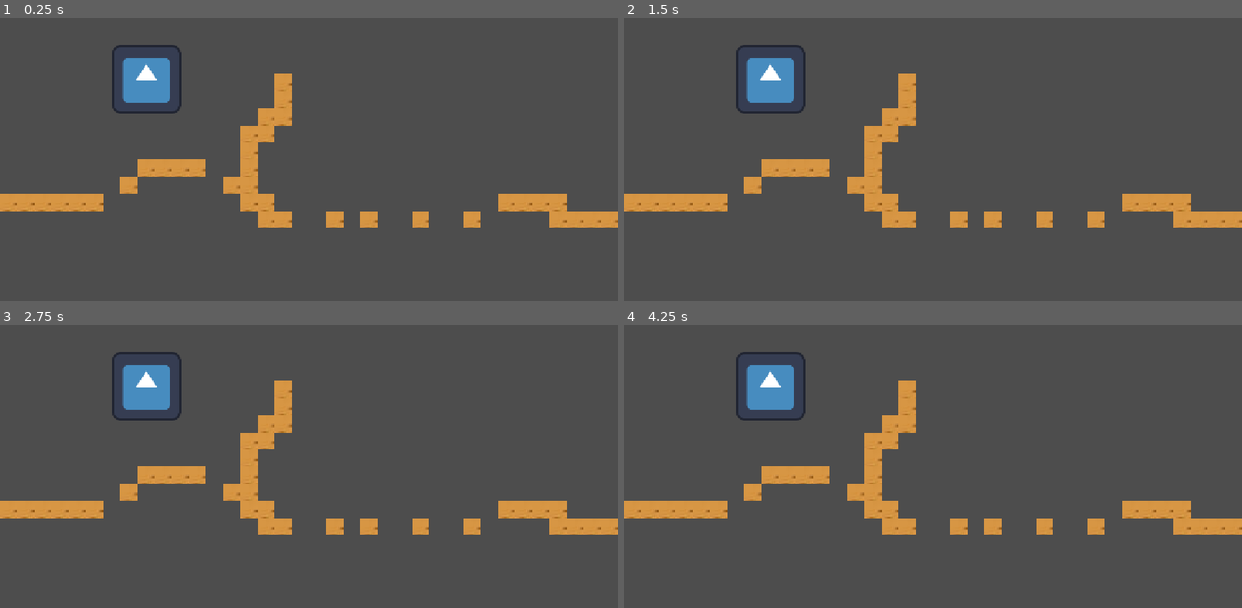
Above: before the commit, frames 1-4 (two rows, left to right).
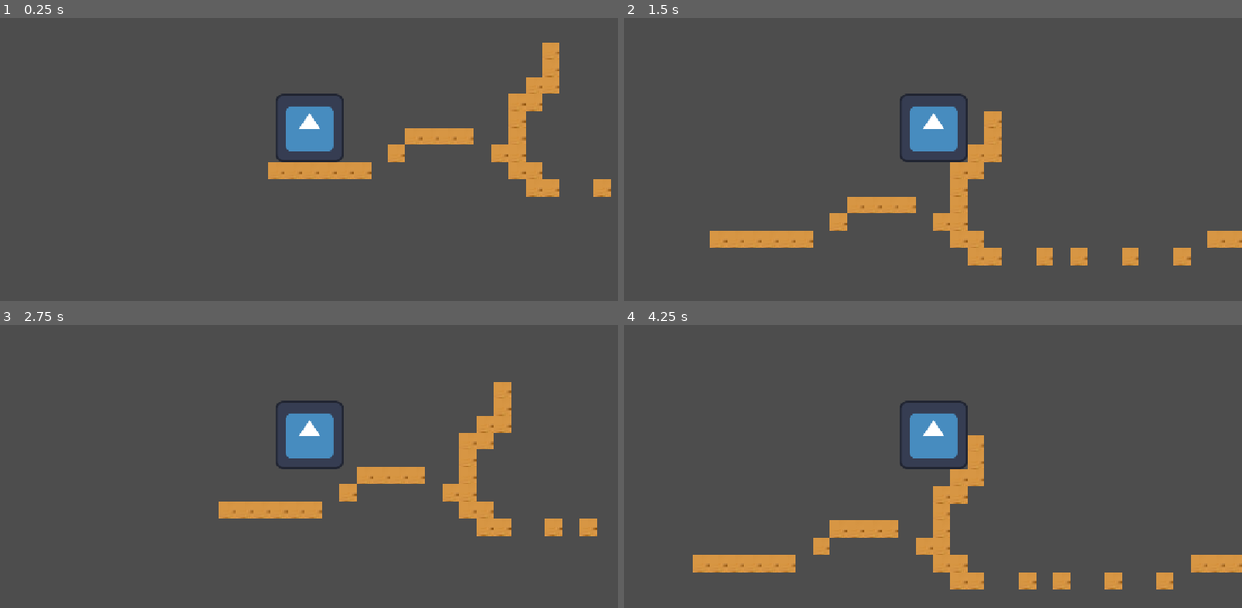
Above: after the commit, the same moments.

Repository: AAngelFloress/jump-nettspend
Game: Godot game, scene res://node.tscn
Same seed, same stepped clock (60 frames per second), same inputs: the game is played once before the commit and once after it. Before the commit the project has no main scene; this scene is started directly in both runs. The engine's default icon, where the game draws it, is replaced by a stand-in: a white triangle on a blue panel in a dark square.
Inputs (mouse positions are in pixels of both pictures, inside the frame that each line leads up to):
- Up to frame 1 (0.25 s): no input
- Up to frame 2 (1.5 s): tap Enter at 0.5 s; move the mouse to (1068, 111) at 0.52 s; hold D (right, bound only after the commit) from 0.53 s (still down); tap Space (jump, bound only after the commit) at 0.6, 0.77, 1.07 s; click (1068, 111) at 0.67 s; move the mouse to (809, 145) at 1.27 s; tap Alt at 1.35 s
- Up to frame 3 (2.75 s): tap Space (jump, bound only after the commit) at 1.52, 1.55, 1.82, 2.3 s; move the mouse to (370, 358) at 2.02 s; release D (right, bound only after the commit) at 2.03 s; hold A (left, bound only after the commit) from 2.03 s (still down); tap Shift at 2.1 s
- Up to frame 4 (4.25 s): move the mouse to (902, 503) at 2.77 s; release A (left, bound only after the commit) at 2.78 s; hold D (right, bound only after the commit) from 2.78 s (still down); tap Space (jump, bound only after the commit) at 2.85, 3.02, 3.32, 3.77, 3.8, 4.07 s; click (902, 503) at 2.92 s; move the mouse to (1118, 486) at 3.52 s; tap Alt at 3.6 s

The runs differ from the first frame. In frame 1, 13% of the frame differs, in the area x 0-100%, y 8-75%; in frame 2, 14%; in frame 3, 13%; in frame 4, 14%, in the area x 0-100%, y 9-94%.

Commit message:
added camera and updated level layout

Diff:
--- /dev/null
+++ b/character_body_2d.gd
@@ -0,0 +1,25 @@
+extends CharacterBody2D
+
+
+const SPEED = 400.0
+const JUMP_VELOCITY = -600.0
+
+
+func _physics_process(delta: float) -> void:
+	# Add the gravity.
+	if not is_on_floor():
+		velocity += get_gravity() * delta
+
+	# Handle jump.
+	if Input.is_action_just_pressed("jump") and is_on_floor():
+		velocity.y = JUMP_VELOCITY
+
+	# Get the input direction and handle the movement/deceleration.
+	# As good practice, you should replace UI actions with custom gameplay actions.
+	var direction := Input.get_axis("left", "right")
+	if direction:
+		velocity.x = direction * SPEED
+	else:
+		velocity.x = move_toward(velocity.x, 0, SPEED)
+
+	move_and_slide()
--- a/node.tscn
+++ b/node.tscn
@@ -1,5 +1,6 @@
 [gd_scene format=4 uid="uid://d13p015j55c8h"]
 
+[ext_resource type="Script" uid="uid://b46lgpie2x4yg" path="res://character_body_2d.gd" id="1_112p8"]
 [ext_resource type="Texture2D" uid="uid://og1e7m70r8up" path="res://icon.svg" id="1_sy5k4"]
 [ext_resource type="Texture2D" uid="uid://cy414xyv33kgv" path="res://TILESET JUMPSTART.jpg" id="2_j2q8x"]
 
@@ -1252,15 +1253,19 @@
 [node name="Node" type="Node" unique_id=845308382]
 
 [node name="CharacterBody2D" type="CharacterBody2D" parent="." unique_id=1253896628]
-position = Vector2(272, 238)
+position = Vector2(77, 371)
+script = ExtResource("1_112p8")
 
 [node name="Sprite2D" type="Sprite2D" parent="CharacterBody2D" unique_id=856234081]
-position = Vector2(1, -4)
+position = Vector2(1, 2)
 texture = ExtResource("1_sy5k4")
 
 [node name="CollisionShape2D" type="CollisionShape2D" parent="CharacterBody2D" unique_id=1392972921]
-position = Vector2(1, -4)
+position = Vector2(0, 2)
 shape = SubResource("RectangleShape2D_u1fdc")
+
+[node name="Camera2D" type="Camera2D" parent="CharacterBody2D" unique_id=1299754104]
+position = Vector2(0, 1)
 
 [node name="TileMapLayer" type="TileMapLayer" parent="." unique_id=1752614416]
 scale = Vector2(2, 2)
--- a/project.godot
+++ b/project.godot
@@ -11,6 +11,7 @@
 [application]
 
 config/name="jump nettspend"
+run/main_scene="uid://d13p015j55c8h"
 config/features=PackedStringArray("4.7", "Mobile")
 config/icon="res://icon.svg"
 
@@ -19,9 +20,32 @@
 window/stretch/mode="canvas_items"
 window/stretch/aspect="expand"
 
+[input]
+
+jump={
+"deadzone": 0.2,
+"events": [Object(InputEventKey,"resource_local_to_scene":false,"resource_name":"","device":-1,"window_id":0,"alt_pressed":false,"shift_pressed":false,"ctrl_pressed":false,"meta_pressed":false,"pressed":false,"keycode":0,"physical_keycode":32,"key_label":0,"unicode":32,"location":0,"echo":false,"script":null)
+, Object(InputEventKey,"resource_local_to_scene":false,"resource_name":"","device":-1,"window_id":0,"alt_pressed":false,"shift_pressed":false,"ctrl_pressed":false,"meta_pressed":false,"pressed":false,"keycode":0,"physical_keycode":87,"key_label":0,"unicode":119,"location":0,"echo":false,"script":null)
+, Object(InputEventKey,"resource_local_to_scene":false,"resource_name":"","device":-1,"window_id":0,"alt_pressed":false,"shift_pressed":false,"ctrl_pressed":false,"meta_pressed":false,"pressed":false,"keycode":0,"physical_keycode":4194320,"key_label":0,"unicode":0,"location":0,"echo":false,"script":null)
+]
+}
+right={
+"deadzone": 0.2,
+"events": [Object(InputEventKey,"resource_local_to_scene":false,"resource_name":"","device":-1,"window_id":0,"alt_pressed":false,"shift_pressed":false,"ctrl_pressed":false,"meta_pressed":false,"pressed":false,"keycode":0,"physical_keycode":68,"key_label":0,"unicode":100,"location":0,"echo":false,"script":null)
+, Object(InputEventKey,"resource_local_to_scene":false,"resource_name":"","device":-1,"window_id":0,"alt_pressed":false,"shift_pressed":false,"ctrl_pressed":false,"meta_pressed":false,"pressed":false,"keycode":0,"physical_keycode":4194321,"key_label":0,"unicode":0,"location":0,"echo":false,"script":null)
+]
+}
+left={
+"deadzone": 0.2,
+"events": [Object(InputEventKey,"resource_local_to_scene":false,"resource_name":"","device":-1,"window_id":0,"alt_pressed":false,"shift_pressed":false,"ctrl_pressed":false,"meta_pressed":false,"pressed":false,"keycode":0,"physical_keycode":65,"key_label":0,"unicode":97,"location":0,"echo":false,"script":null)
+, Object(InputEventKey,"resource_local_to_scene":false,"resource_name":"","device":-1,"window_id":0,"alt_pressed":false,"shift_pressed":false,"ctrl_pressed":false,"meta_pressed":false,"pressed":false,"keycode":0,"physical_keycode":4194319,"key_label":0,"unicode":0,"location":0,"echo":false,"script":null)
+]
+}
+
 [physics]
 
 3d/physics_engine="Jolt Physics"
+2d/default_gravity=2500.0
 
 [rendering]
 
Not shown, added: character_body_2d.gd.uid
